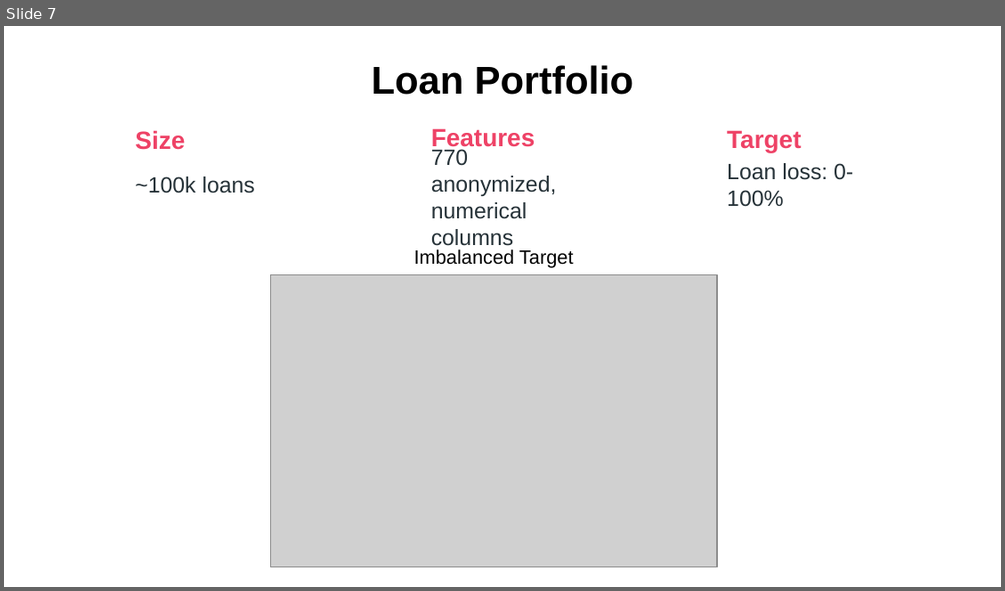
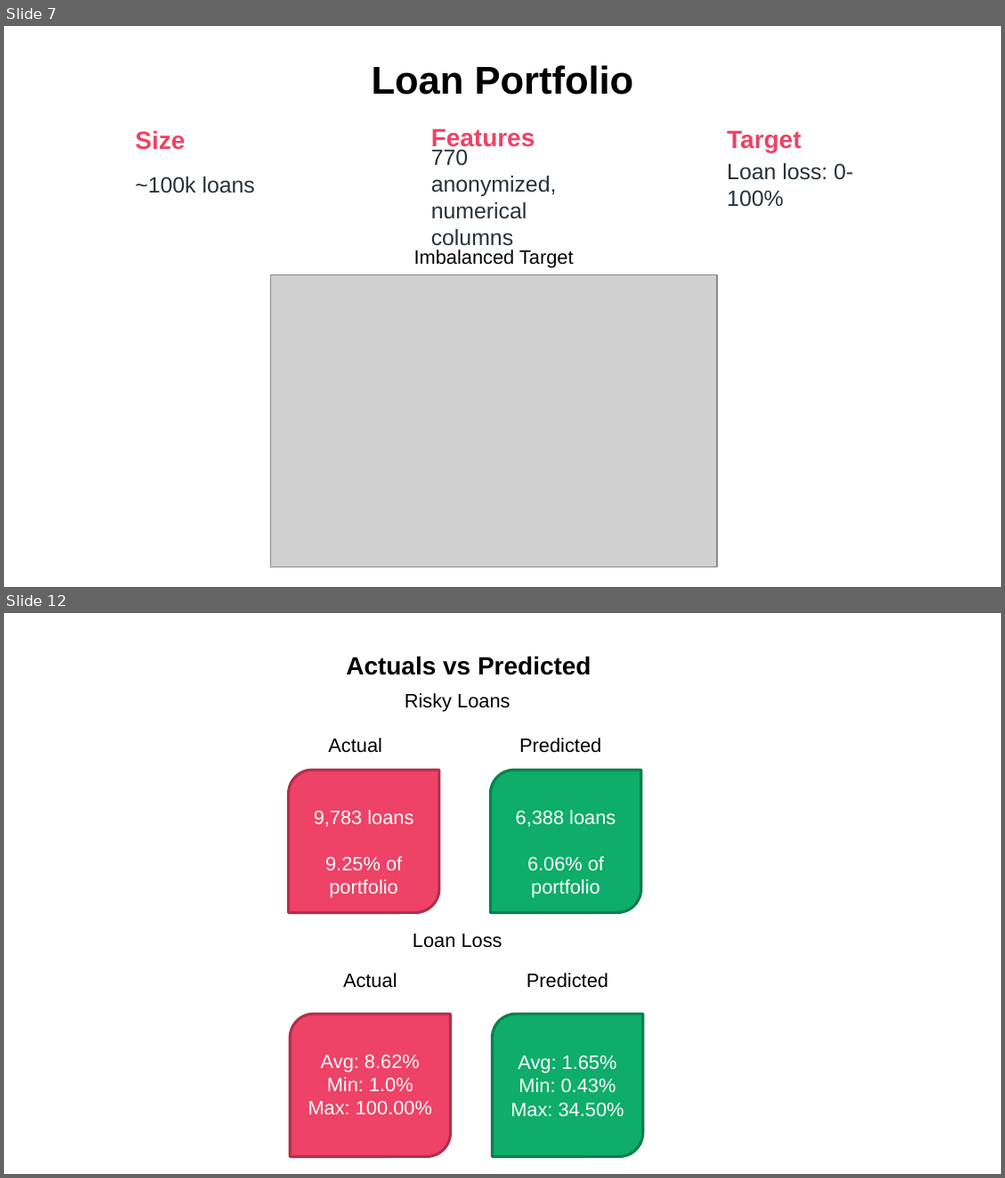
Before and after one commit to mdominguez2010/Loan-Loss, a slide deck: presentation/presentation_final_draft.pptx. Shown one above the other, each under a label of ours: slide 7 before the commit, slides 7 and 12 after it; the slides between them are not shown. The pictures are 1005x591 and 1005x1178 pixels, drawn with LibreOffice and Linux fonts; fonts in the diff are those of the drawing; grey boxes stand for pictures. Boxes give left, top, right and bottom in pixels: in the first picture for what was removed or moved away, otherwise in the second. Text is boxed around its words. In the diff, an @@ line names an element or a change of style, - is before the commit and + after.

```diff
--- a/presentation/presentation_final_draft.pptx
+++ b/presentation/presentation_final_draft.pptx
@@ slide 12 added at box(4, 613, 1001, 1174), background #FFFFFF @@
@@ text added at box(346, 656, 591, 675), 18 pt, text #000000, bold @@
+Actuals vs Predicted
@@ text added at box(404, 693, 510, 711), 14 pt, text #000000 @@
+Risky Loans
@@ text added at box(328, 738, 382, 753), 14 pt, text #000000 @@
+Actual
@@ text added at box(519, 738, 601, 753), 14 pt, text #000000 @@
+Predicted
@@ round diag rect added at box(288, 770, 438, 912), fill #EE4266, outline #B0314B 2 pt, 14 pt, text #FFFFFF @@
+9,783 loans
+9.25% of portfolio
@@ round diag rect added at box(491, 770, 641, 912), fill #0EAD69, outline #0A804E 2 pt, 14 pt, text #FFFFFF @@
+6,388 loans
+6.06% of portfolio
@@ text added at box(413, 933, 502, 948), 14 pt, text #000000 @@
+Loan Loss
@@ text added at box(343, 973, 397, 988), 14 pt, text #000000 @@
+Actual
@@ text added at box(526, 973, 608, 988), 14 pt, text #000000 @@
+Predicted
@@ round diag rect added at box(290, 1013, 451, 1156), fill #EE4266, outline #B0314B 2 pt, 14 pt, text #FFFFFF @@
+Avg: 8.62%
+Min: 1.0%
+Max: 100.00%
@@ round diag rect added at box(493, 1013, 643, 1156), fill #0EAD69, outline #0A804E 2 pt, 14 pt, text #FFFFFF @@
+Avg: 1.65%
+Min: 0.43%
+Max: 34.50%
```
Also in this commit, not shown: 3 slides changed, 2 other slides added, 2 slides removed, 1 other file.
